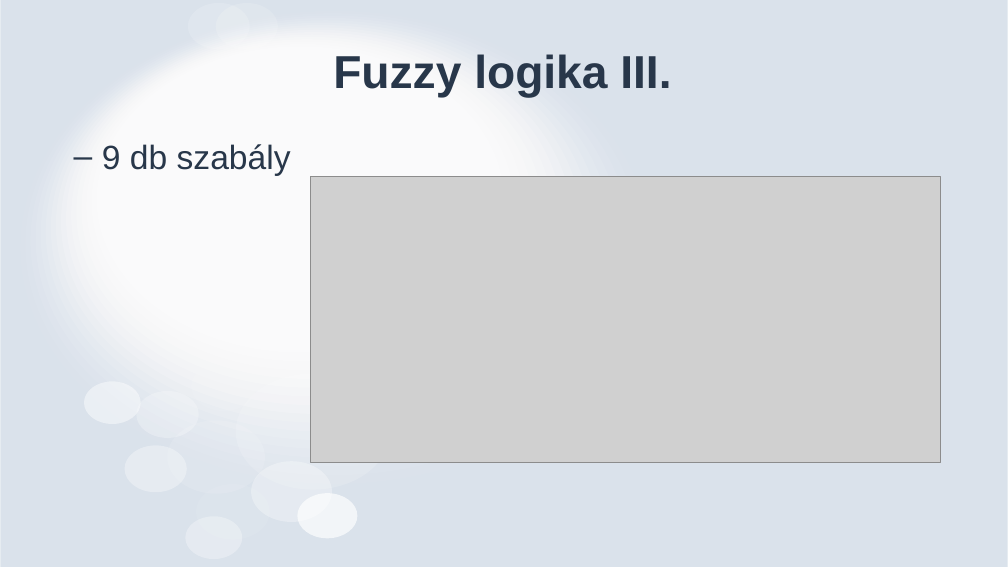
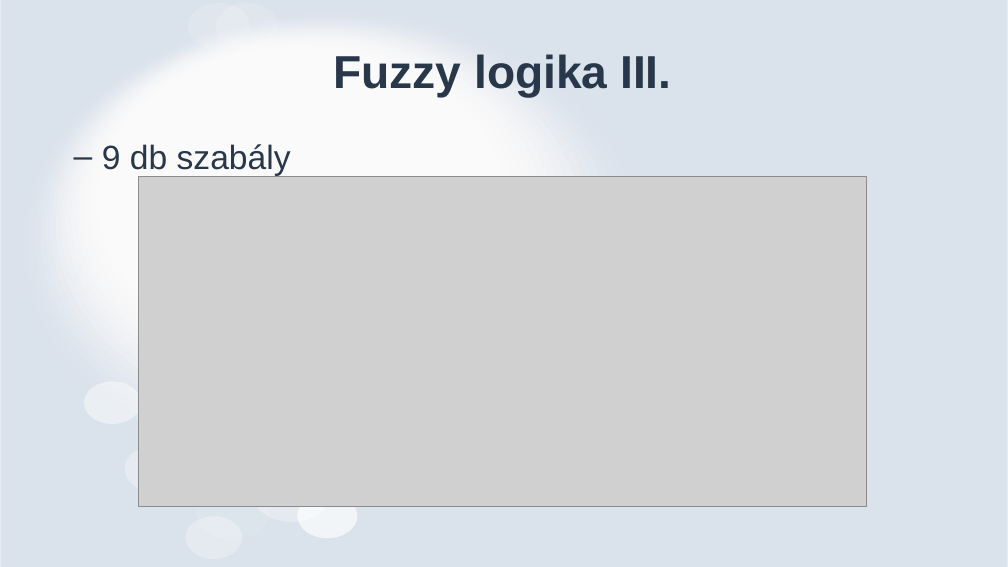
Before and after one commit to Gyorgy0/fuzzy-traffic-controller, a slide deck: slide 10 of Fuzzy rendszerek - prezentáció - Juraj Lukovics.pptx. Drawn at 1008x567 pixels with LibreOffice and Linux fonts; fonts in the diff are those of the drawing; grey boxes stand for pictures. Boxes give left, top, right and bottom in pixels: in the first picture for what was removed or moved away, otherwise in the second. Text is boxed around its words. In the diff, an @@ line names an element or a change of style, - is before the commit and + after.

Commit message:
Updated presentation

```diff
--- a/Fuzzy rendszerek - prezentáció - Juraj Lukovics.pptx
+++ b/Fuzzy rendszerek - prezentáció - Juraj Lukovics.pptx
@@ picture: place and size @@
-picture at (310, 177, 941, 463)
+picture at (139, 177, 867, 507)
@@ freeform shape removed at (191, 361, 257, 411) @@
@@ freeform shape removed at (236, 374, 390, 490) @@
@@ freeform shape removed at (251, 369, 320, 421) @@
@@ freeform shape removed at (167, 420, 265, 494) @@
```
Also in this commit, not shown: 2 other slides changed, 2 slides added.
